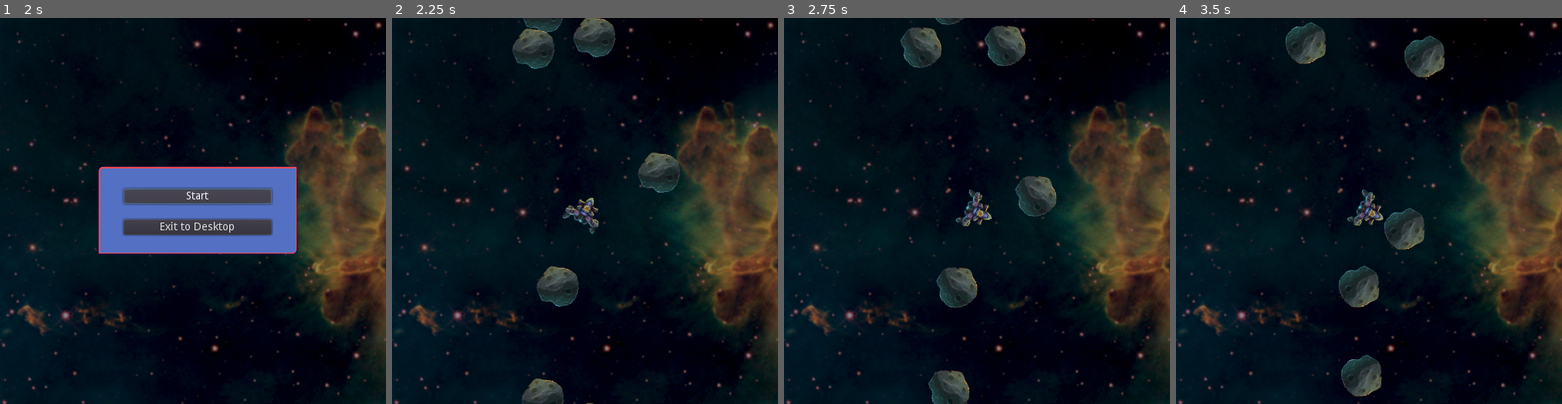
Above: before the commit, frames 1-4 (left to right).
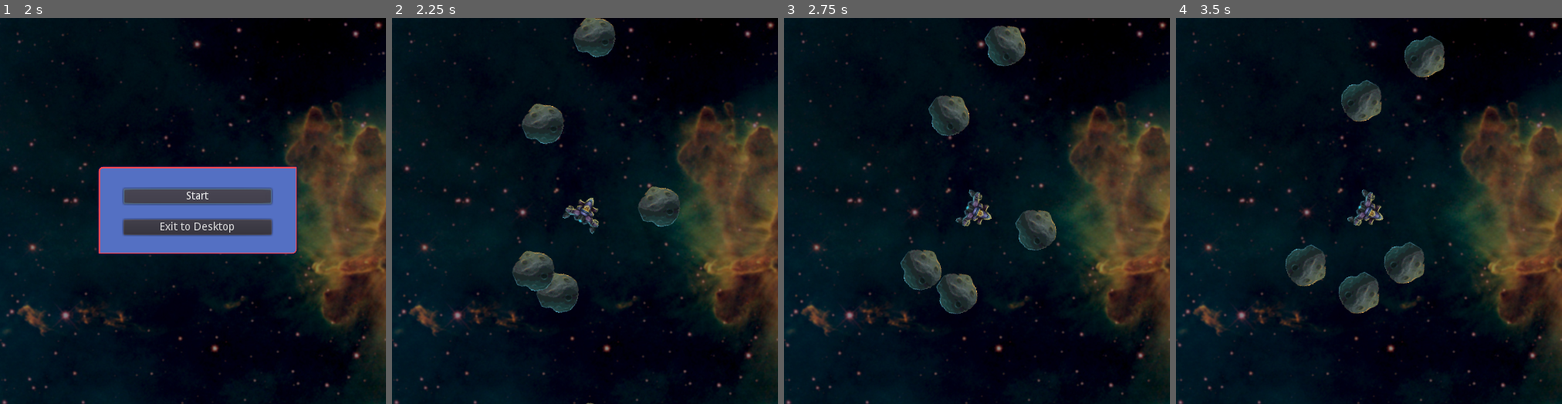
Above: after the commit, the same moments.

Repository: leddkire/godot-asteroids
Game: Godot game, scene res://StartOfGame.tscn
Same seed, same stepped clock (60 frames per second), same inputs: the game is played once before the commit and once after it.
Inputs (mouse positions are in pixels of both pictures, inside the frame that each line leads up to):
- Up to frame 1 (2 s): click "Start" at 0.5 s; click "Start" at 1.25 s
- Up to frame 2 (2.25 s): tap Enter at 2 s; move the mouse to (669, 191) at 2.02 s; hold Right (move_right) from 2.03 s (still down); hold Space (shoot_projectile) from 2.03 s (still down); click (669, 191) at 2.17 s
- Up to frame 3 (2.75 s): keep holding Right (move_right); keep holding Space (shoot_projectile)
- Up to frame 4 (3.5 s): release Right (move_right) at 2.75 s; release Space (shoot_projectile) at 2.75 s; drag from (1291, 230) to (1349, 288) at 2.77 s

Frame 1 is identical in both runs. In frame 2, 5.4% of the frame differs, in the area x 31-75%, y 0-100%; in frame 3, 5.5%; in frame 4, 5.6%, in the area x 28-65%, y 1-99%.

Commit message:
Inverse dependencies of AsteroidSpawningRule

Diff:
--- a/StartOfGame.gd
+++ b/StartOfGame.gd
@@ -1,10 +1,12 @@
  extends Node2D
 
 var ship_scene = preload("res://ship/ship.tscn")
+export (Vector2) var play_area: Vector2 = Vector2(int(500),int(448))
 const sides_and_corners_of_screen = 8
 export (int) var asteroids_to_spawn = 5
 
 func _ready():
+    play_area = play_area.round()
     get_tree().paused = true
 
 func start_game():
@@ -25,7 +27,8 @@
     return Vector2(250,250)
 
 func spawn_asteroids():
-    var asteroid_spawning_rule: AsteroidSpawningRule = load("res://rules/position/AsteroidSpawningRule.gd").new()
+    var asteroid_factory: AsteroidFactory = AsteroidFactory.new()
+    var asteroid_spawning_rule: AsteroidSpawningRule = load("res://rules/position/AsteroidSpawningRule.gd").new(asteroid_factory, play_area.x, play_area.y)
     for _i in asteroids_to_spawn:
         asteroid_spawning_rule.spawn_asteroid(self, Vector2(200,320), Vector2(160,320))
 
--- a/rules/position/AsteroidSpawningRule.gd
+++ b/rules/position/AsteroidSpawningRule.gd
@@ -1,13 +1,13 @@
 class_name AsteroidSpawningRule
 
 var factory
-var upper_y_limit
-var upper_x_limit
+var upper_y_limit: int
+var upper_x_limit: int
 
-func _init():
-    self.factory = load("res://asteroids/AsteroidFactory.gd").new()
-    upper_y_limit = ProjectSettings.get_setting("display/window/size/height")
-    upper_x_limit = ProjectSettings.get_setting("display/window/size/width")
+func _init(asteroid_factory: AsteroidFactory, upper_x_limit: int, upper_y_limit: int):
+    self.factory = asteroid_factory
+    self.upper_x_limit = upper_x_limit
+    self.upper_y_limit = upper_y_limit
 
 func _calculate_position(width_to_avoid: Vector2, height_to_avoid: Vector2) -> Vector2:
     randomize()
